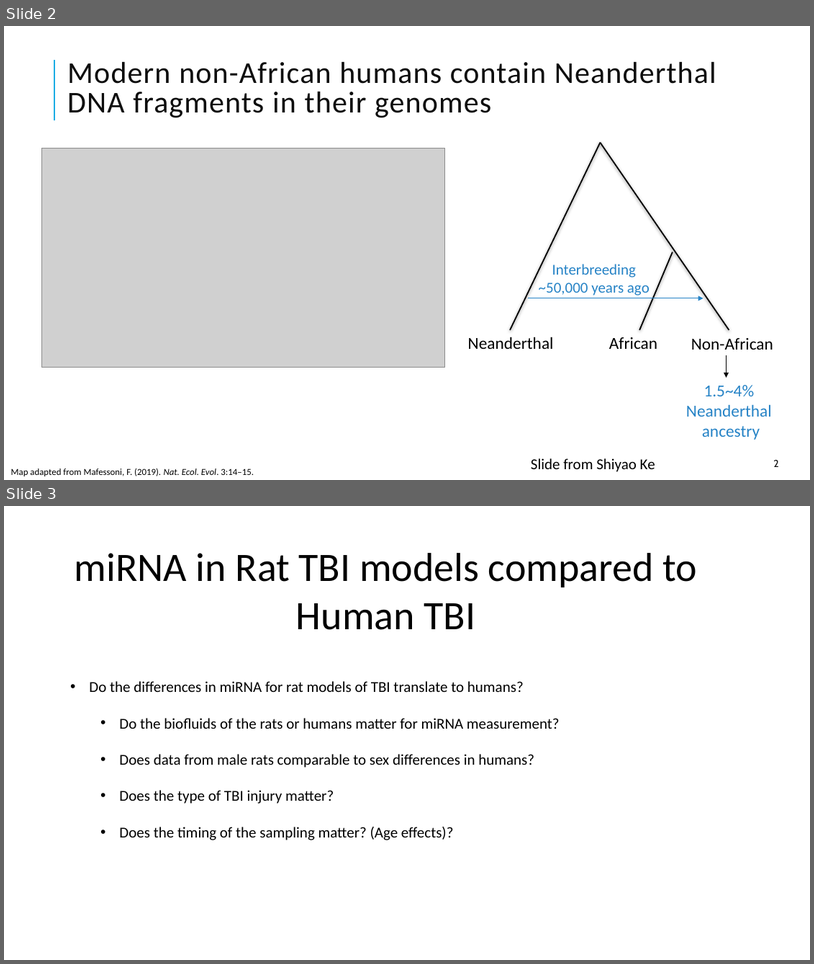
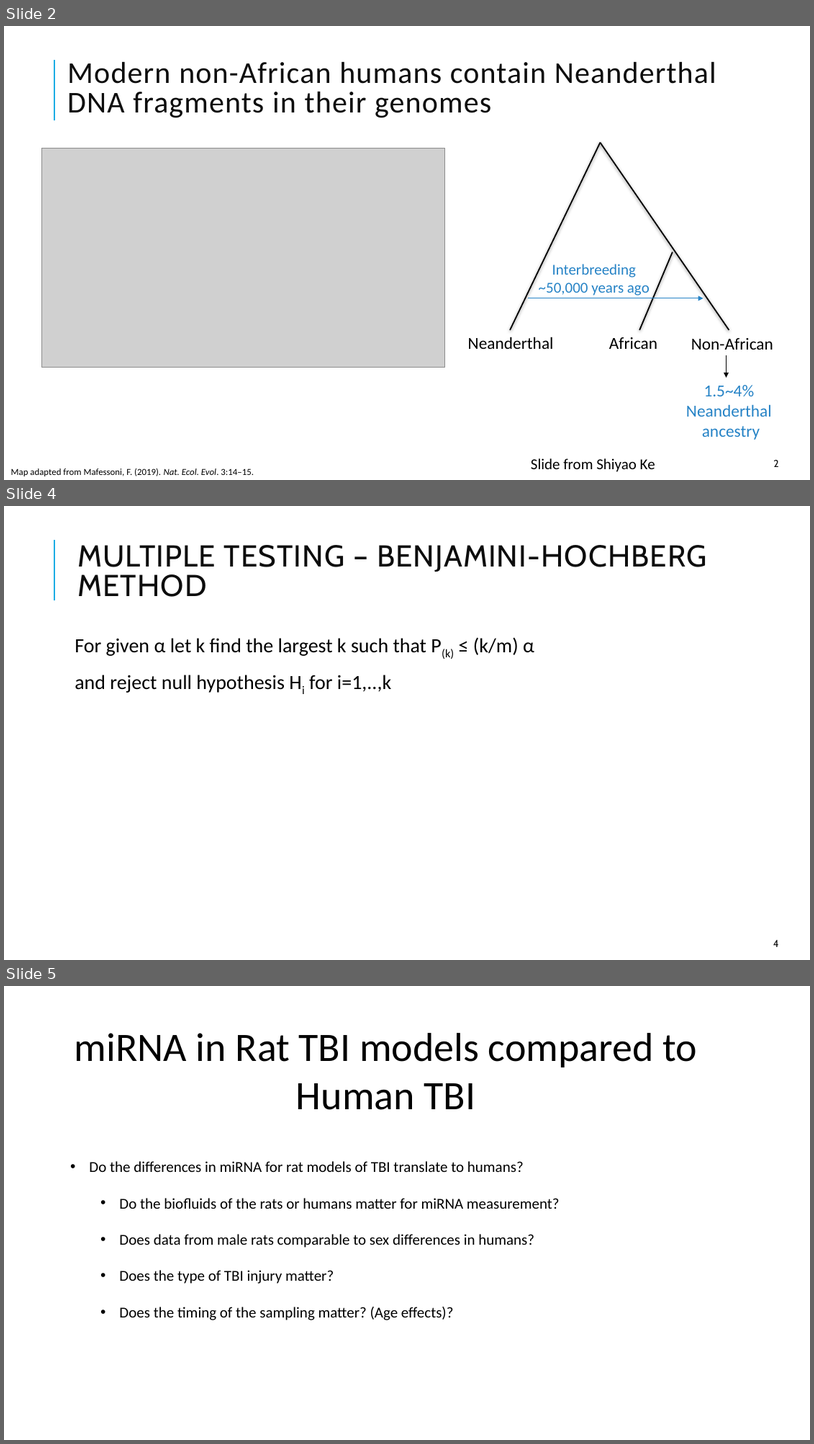
Before and after one commit to jpwhalley/2025_Biostatistics, a slide deck: 2_Getting_Data.pptx. Shown one above the other, each under a label of ours: slides 2 and 3 before the commit, slides 2, 4 and 5 after it; the slides between them are not shown. The pictures are 814x964 and 814x1444 pixels, drawn with LibreOffice and Linux fonts; fonts in the diff are those of the drawing; grey boxes stand for pictures. Boxes give left, top, right and bottom in pixels: in the first picture for what was removed or moved away, otherwise in the second. Text is boxed around its words. In the diff, an @@ line names an element or a change of style, - is before the commit and + after.

```diff
--- a/2_Getting_Data.pptx
+++ b/2_Getting_Data.pptx
@@ slide 4 added at [4,506,810,960], background #FFFFFF; not listed: 1 template element that a slide beside it also shows @@
@@ title added at [77,545,707,597], 36 pt, text #0D0D0D @@
+MULTIPLE TESTING – BENJAMINI-HOCHBERG METHOD
@@ text added at [75,637,535,692], 24 pt, text #000000 @@
+For given α let k find the largest k such that P(k) ≤ (k/m) α
+and reject null hypothesis Hi for i=1,..,k
@@ page number added at [774,939,779,947], 12 pt, text #0D0D0D @@
+4
@@ what was slide 3 is now slide 5 @@
```
Also in this commit, not shown: 1 other slide added, 5 other files.
